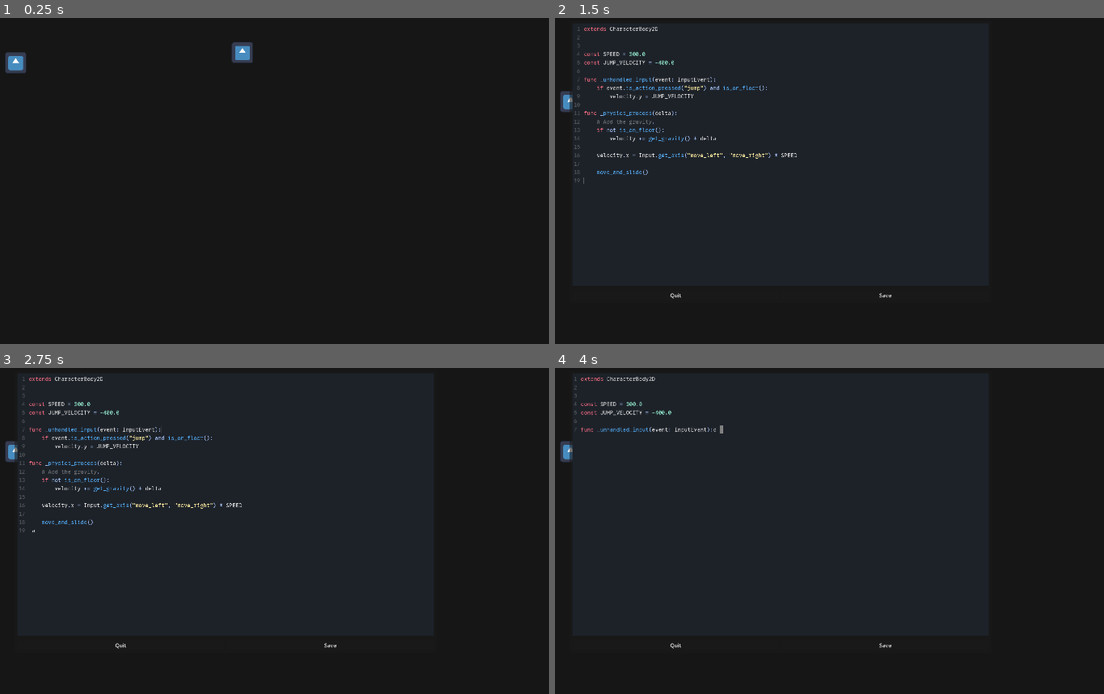
Above: before the commit, frames 1-4 (two rows, left to right).
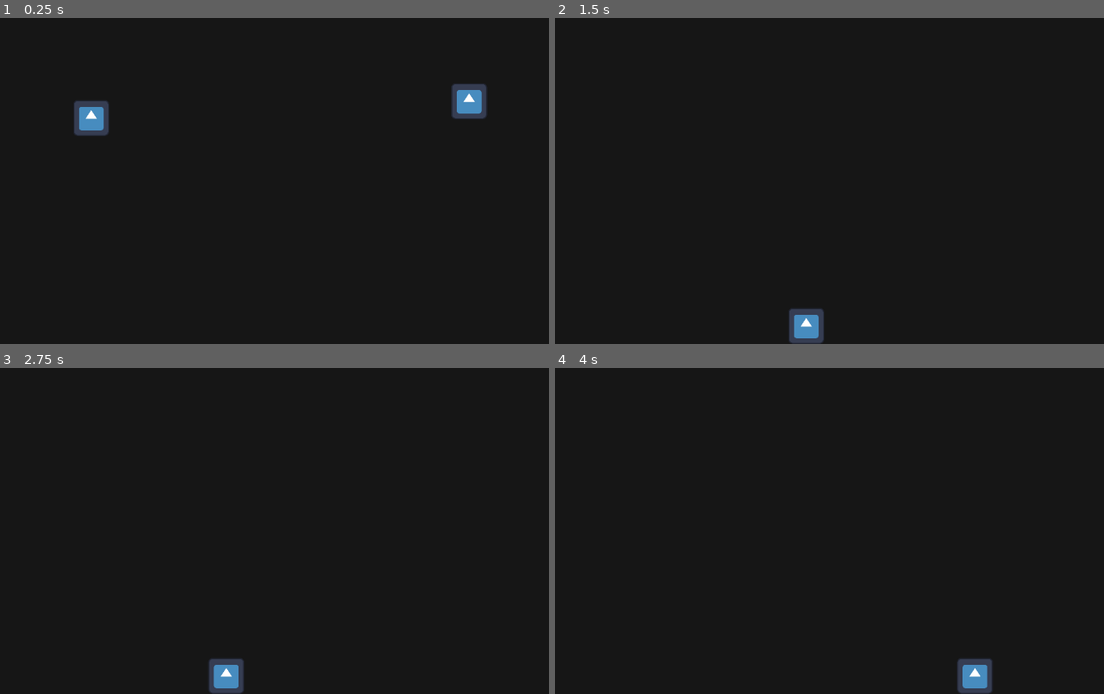
Above: after the commit, the same moments.

Repository: weedleeedle/self-coding-game-prototype
Game: Godot game, scene res://main.tscn
The game is run twice, just before and just after one commit, with the same random seed, the same clock (stepped at 60 frames per second) and the same inputs. The engine's default icon, where the game draws it, is replaced by a stand-in: a white triangle on a blue panel in a dark square.
Inputs (mouse positions are in pixels of both pictures, inside the frame that each line leads up to):
- Up to frame 1 (0.25 s): no input
- Up to frame 2 (1.5 s): move the mouse to (571, 96) at 0.52 s; press the mouse at (571, 96) at 0.53 s; hold D (move_right) from 0.53 s (still down); tap Space (jump) at 0.77 s; move the mouse to (653, 181) at 1.27 s; release the mouse at (653, 181) at 1.28 s; click (653, 181) at 1.35 s
- Up to frame 3 (2.75 s): tap Space (jump) at 1.52 s; move the mouse to (290, 433) at 2.02 s; release D (move_right) at 2.03 s; press the mouse at (290, 433) at 2.03 s; hold A (move_left) from 2.03 s (still down)
- Up to frame 4 (4 s): move the mouse to (747, 586) at 2.77 s; release A (move_left) at 2.78 s; release the mouse at (747, 586) at 2.78 s; hold D (move_right) from 2.78 s (still down); click (747, 586) at 2.85 s; tap Space (jump) at 3.02, 3.77 s; move the mouse to (972, 566) at 3.52 s; press the mouse at (972, 566) at 3.53 s

The runs differ from the first frame. In frame 1, 1.9% of the frame differs, in the area x 0-89%, y 7-37%; in frame 2, 2.4%; in frame 3, 2.4%, in the area x 0-62%, y 2-100%; in frame 4, 1.5%.

Commit message:
Fixed issue with Area2Ds and GUI elements not registering the mouse correctly
It turns out this is an issue caused by using integer scaling, not
fractional scaling. This has now been changed (as well as just resizing
the window as a whole so it fits in the editor better). However this
causes fonts to appear gross, so we'll have to figure out a better way
to do this...

Diff:
--- a/godot/project.godot
+++ b/godot/project.godot
@@ -21,10 +21,7 @@
 
 [display]
 
-window/size/viewport_width=1920
-window/size/viewport_height=1080
 window/stretch/mode="viewport"
-window/stretch/scale_mode="integer"
 
 [gui]
 
